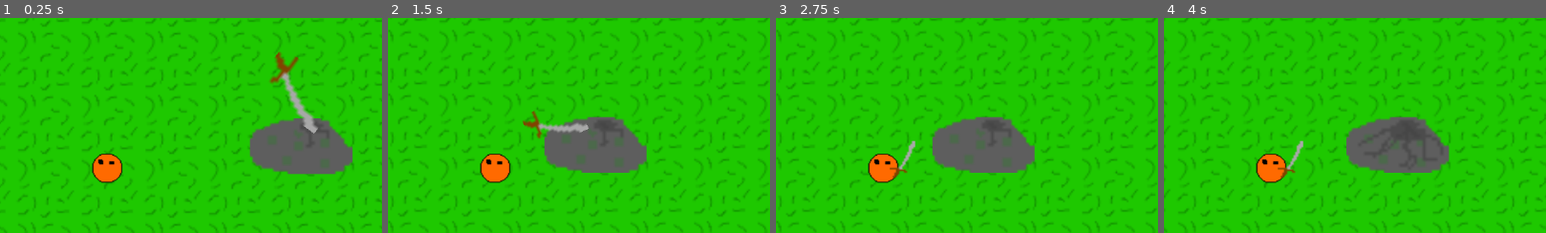
Above: before the commit, frames 1-4 (left to right).
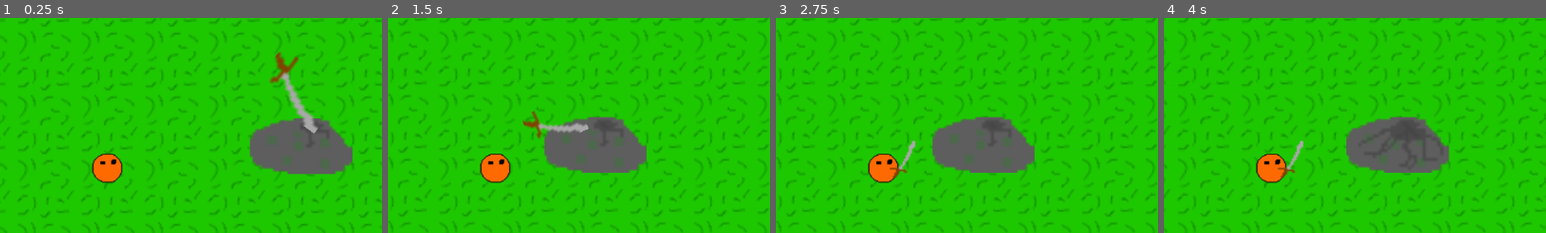
Above: after the commit, the same moments.

Repository: YCaTGameRT/SABox_World
Game: Godot game, scene res://scenes/from_scene1/cucumber-stone-battle.tscn
The game is run twice, just before and just after one commit, with the same random seed, the same clock (stepped at 60 frames per second) and the same inputs. This scene is started directly instead of the project's main scene.
Inputs:
- Up to frame 1 (0.25 s): no input
- Up to frame 2 (1.5 s): hold D (movement_right) 0.53-1.28 s; tap Space (play) at 0.6, 1.35 s; hold S (movement_down) from 1.28 s (still down)
- Up to frame 3 (2.75 s): release S (movement_down) at 2.03 s; hold D (movement_right) from 2.03 s (still down); tap Space (play) at 2.1 s
- Up to frame 4 (4 s): tap Enter at 2.75 s; release D (movement_right) at 2.78 s; hold W (movement_up) 2.78-3.53 s; tap Space (play) at 2.85, 3.5, 3.6 s; hold A (movement_left) from 3.53 s (still down)
The pictures show only the part of the screen within x 31-81%, y 18-68%; the shares and areas given below are measured in that part.

The runs differ from the first frame. In frame 1, 0.1% of the frame differs, in the area x 24-32%, y 63-77%; in frame 2, 0.1%; in frame 3, 0.1%; in frame 4, 0.1%.

Commit message:
flip BOXman's sprite in pre-cucumber-battle animation

Diff:
--- a/scenes/from_scene1/cucumber-stone-battle.tscn
+++ b/scenes/from_scene1/cucumber-stone-battle.tscn
@@ -171,6 +171,9 @@
 script = ExtResource("2_eyrnp")
 anim_player = NodePath("../AnimationPlayer")
 
+[node name="Sprite2D" parent="BOXman" index="0"]
+flip_h = true
+
 [node name="Camera2D" type="Camera2D" parent="BOXman"]
 position = Vector2(-7.87697, -3.05176e-05)
 zoom = Vector2(2.4, 2.4)
@@ -697,3 +700,5 @@
 libraries = {
 "": SubResource("AnimationLibrary_nk68q")
 }
+
+[editable path="BOXman"]
